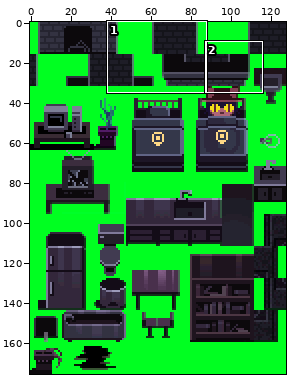
Edited in one commit: sprite sheet (src/gfx/tileset_house_fg.png). The picture above shows the old version from afar; the outline marks the close-up.
Close-up. Before the commit:
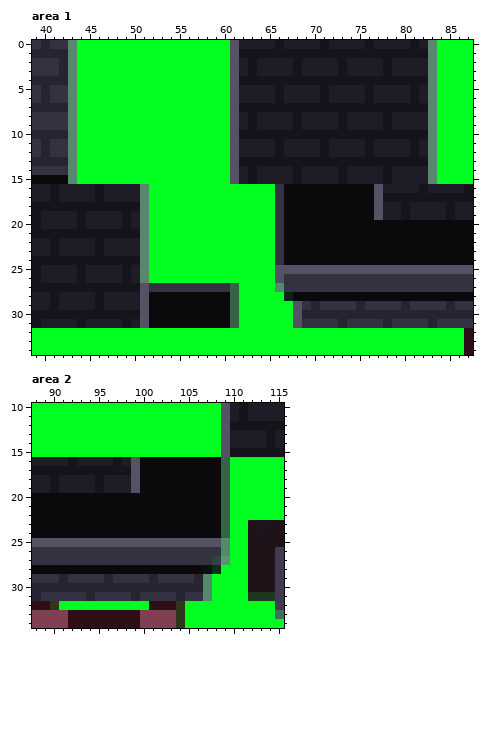
The file is 128x176 pixels. Colours within 5 levels of each other are drawn and written as one. Shown: area 1: x 39..87, y 0..34; area 2: x 88..115, y 10..34. The commit also changed other parts of the picture, which this record leaves out.
After the commit:
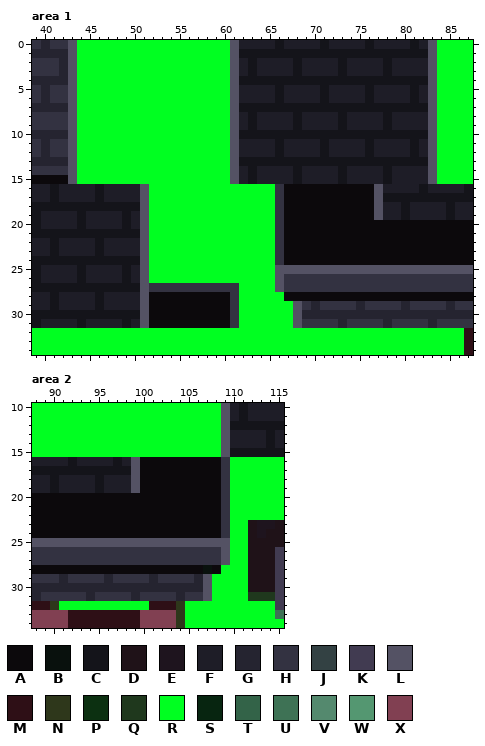
Palette (. is transparent): A #0c090c  B #09110d  C #14141a  D #1f1218  E #1e141e  F #1e1d27  G #252430  H #333241  J #334143  K #413b51  L #545264  M #2e0f16  N #2e371b  P #0c3011  Q #1f381d  R #00ff21  S #072510  T #336348  U #3e7255  V #54896e  W #549771  X #814052
The edit:
Area 1:
The edit turns colour S into colour A in row 28 at x 67.
The edit turns colour T into colour H in rows 27 to 31 at x 61.
The edit turns colour V into colour L in rows 0 to 15 at x 43 and 83; in rows 16 to 26 at x 51; in row 27 at x 66.
Area 2:
The edit turns colour P into colour A in row 28 at x 108.
The edit turns colour J into colour H in row 27 at x 108.
The edit turns colour T into colour H in rows 16 to 24 at x 109.
The edit turns colour V into colour L in rows 25 to 26 at x 109; in rows 29 to 31 at x 107.
The edit turns colour W into colour L in row 27 at x 109.
Where, in picture pixels (left, top, right, bottom), the same in both close-ups:
changed: (68, 40, 77, 184)
changed: (428, 40, 437, 184)
changed: (140, 184, 149, 283)
changed: (230, 283, 239, 328)
changed: (275, 283, 293, 301)
changed: (203, 457, 230, 601)
